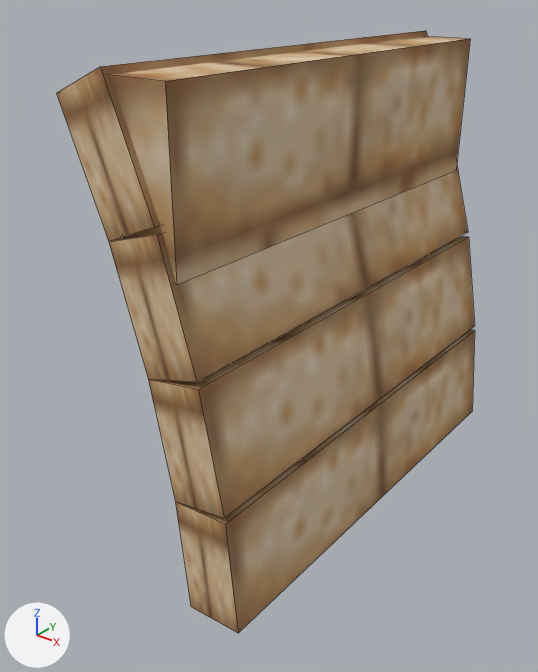
The OBJ model src/main/resources/assets/babylonmod/models/block/arches/sandstone_five_arch_bottom.obj: old version first, new version second.
One viewpoint serves both versions: a 50 mm camera at (1.813, -1.78, 1.137) aimed at (0.876, -0.608, 0.411). The axes (+X, +Y, +Z) are drawn at lower left. The lights are the same throughout. Mesh edges are drawn as thin lines. Where no turn or scale is listed for an object, it has been applied to the vertices. Vertices at the same position are counted once.

The older version as bpy lines, for what is in view:
```python
me_cube = bpy.data.meshes.new('cube')
me_cube.from_pydata(...)  # 36 vertices, 30 faces; spans x 0.76..1.124, y -1.013..0.013, z 0.0..1.012
# faces by material slot: [5, 25]
me_cube.materials.append(mat_m_05d519db_892e_9f81_4888_f719dcdd6fda)  # picture img_sandstone
me_cube.materials.append(mat_m_251fc1b2_c543_6222_6a73_773ba2d4a2b8)  # picture img_sandstone
ob_cube = bpy.data.objects.new('cube', me_cube)
ob_cube.location = (0.0, 0.0, 0.0)
```
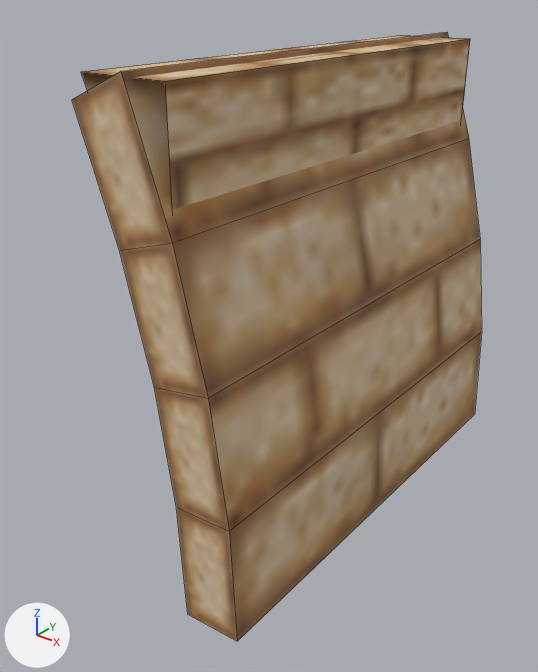
Commit message: fix sandstone five arch

The change, as a list of edits to the scene's bpy script:
```text
Change me_cube:
    used by ob_cube; location = (0.0, 0.0, 0.0)
    remove me_cube.from_pydata(...)  # 36 vertices, 30 faces; spans x 0.76..1.124, y -1.013..0.013, z 0.0..1.012
    add me_cube.from_pydata(...)  # 26 vertices, 20 faces; spans x 0.807..1.129, y -1.02..0.02, z -0.016..1.01
    me_cube part 1: the loose piece of 20 vertices spanning x 0.76..1.098, y -1.012..0.013, z 0.249..1.012 is rebuilt with 20 vertices and now spans x 0.807..1.129, y -1.02..0.02, z -0.016..1.01, in mat_m_05d519db_892e_9f81_4888_f719dcdd6fda (picture img_sandstone)
    me_cube part 2: the loose piece of 8 vertices spanning x 0.976..1.124, y -1.013..0.013, z 0.0..0.261 is deleted
    me_cube part 3
    6 vertices are removed from x 0.875..1.0, y -1.0..0.0, z 0.688..1.0
    6 faces are deleted
    4 vertices are added at (1.0, -1.0, 0.5), (0.812, -1.0, 1.0), (1.0, 0.0, 0.5), (0.812, 0.0, 1.0)
    3 new faces join them
    remove me_cube.materials.append(mat_m_251fc1b2_c543_6222_6a73_773ba2d4a2b8)  # picture img_sandstone
```

Changed parts and their boxes (x1, y1, x2, y2) in the pictures (538 x 672 px):
'cube', reshaped
    before: (56, 31, 475, 633)
    after: (72, 32, 482, 642)
part 1 of me_cube, rebuilt (25% taller)
    before: (56, 31, 475, 518)
    after: (72, 32, 482, 642)
part 2 of me_cube, deleted (brown)
    before: (176, 330, 475, 633)
part 3 of me_cube, cut back
    before: (110, 36, 470, 285)
    after: (81, 35, 470, 210)
